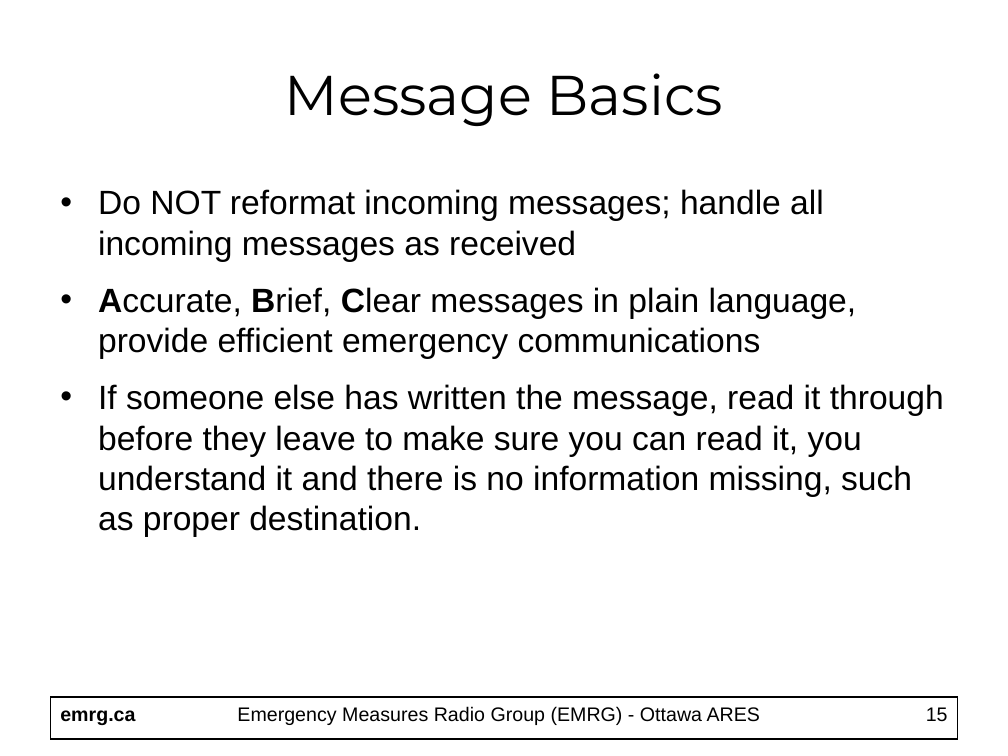
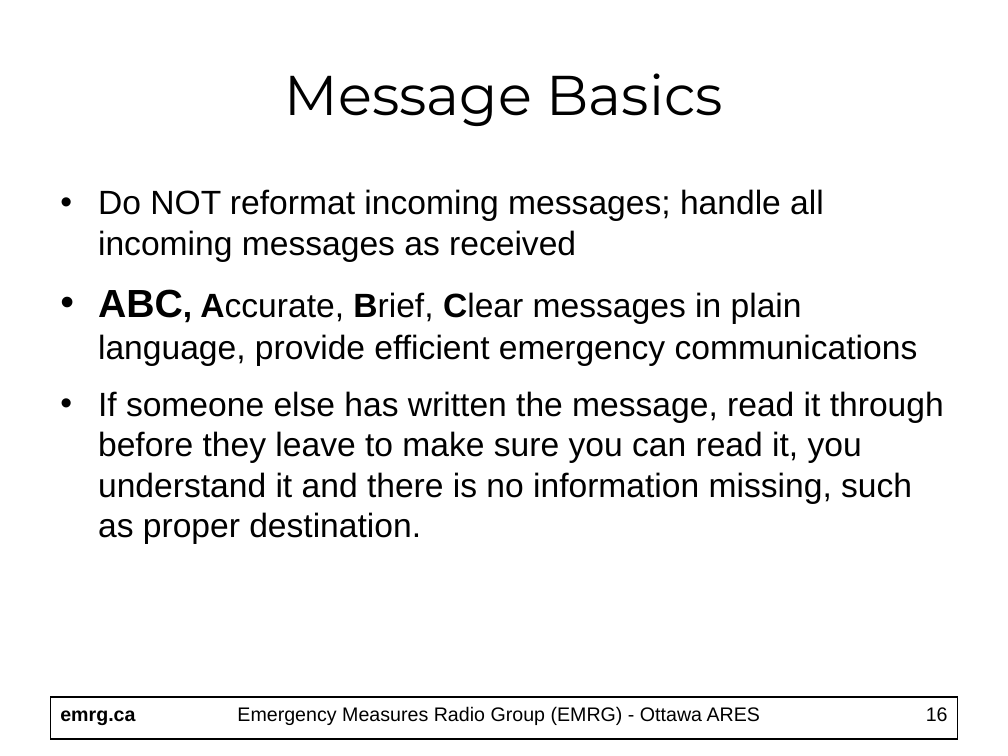
Before and after one commit to emrg-ca/website, a slide deck: slide 16 of httpdocs/EMRG-411_Message_Handling.ppt (slide 15 before the commit). Drawn at 1008x756 pixels with LibreOffice and Linux fonts; fonts in the diff are those of the drawing. Boxes give left, top, right and bottom in pixels: in the first picture for what was removed or moved away, otherwise in the second. Text is boxed around its words. In the diff, an @@ line names an element or a change of style, - is before the commit and + after.

Commit message:
Added new docs for message handling

```diff
--- a/httpdocs/EMRG-411_Message_Handling.ppt
+++ b/httpdocs/EMRG-411_Message_Handling.ppt
@@ text at [98, 289, 918, 366]: text changed @@
-• Accurate, Brief, Clear messages in plain language, provide efficient emergency communications
+• ABC, Accurate, Brief, Clear messages in plain language, provide efficient emergency communications
@@ page number at [926, 707, 948, 722]: text changed @@
-15
+16
```
Also in this commit, not shown: 14 other slides changed, 2 slides added, 3 other files.
